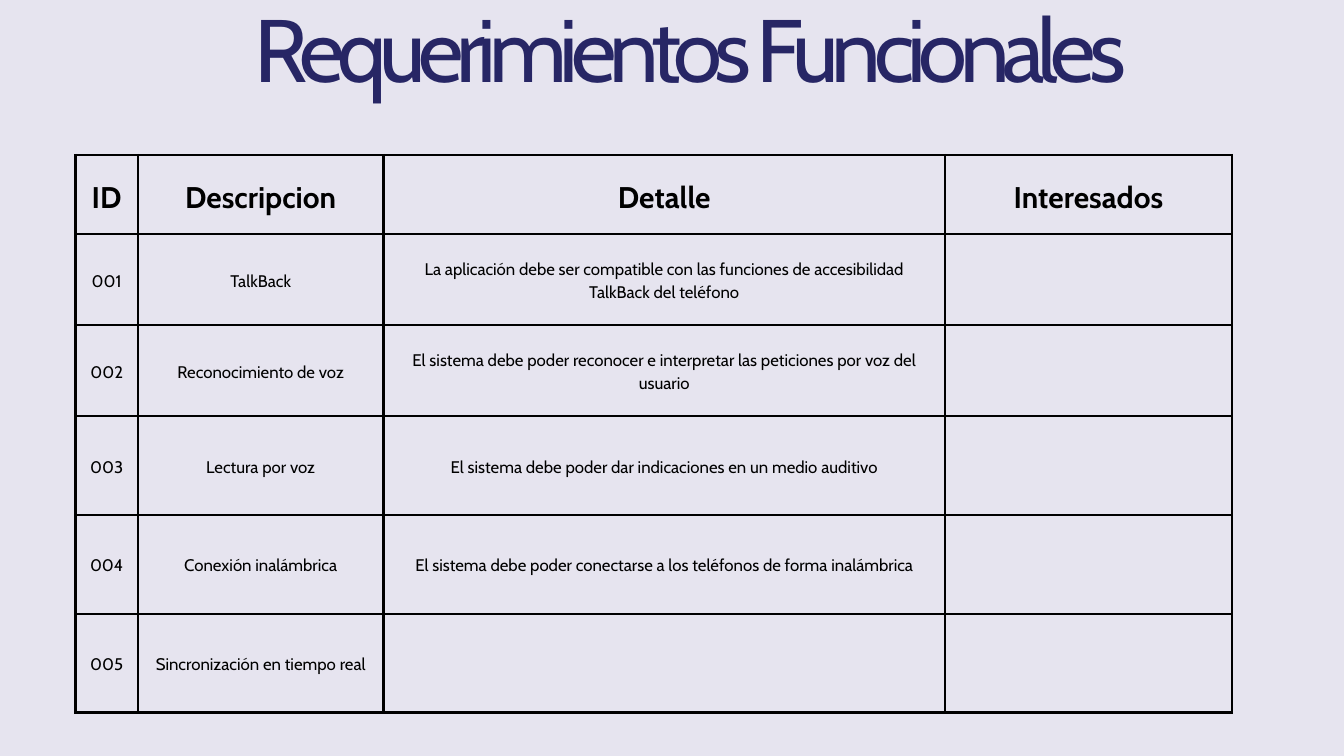
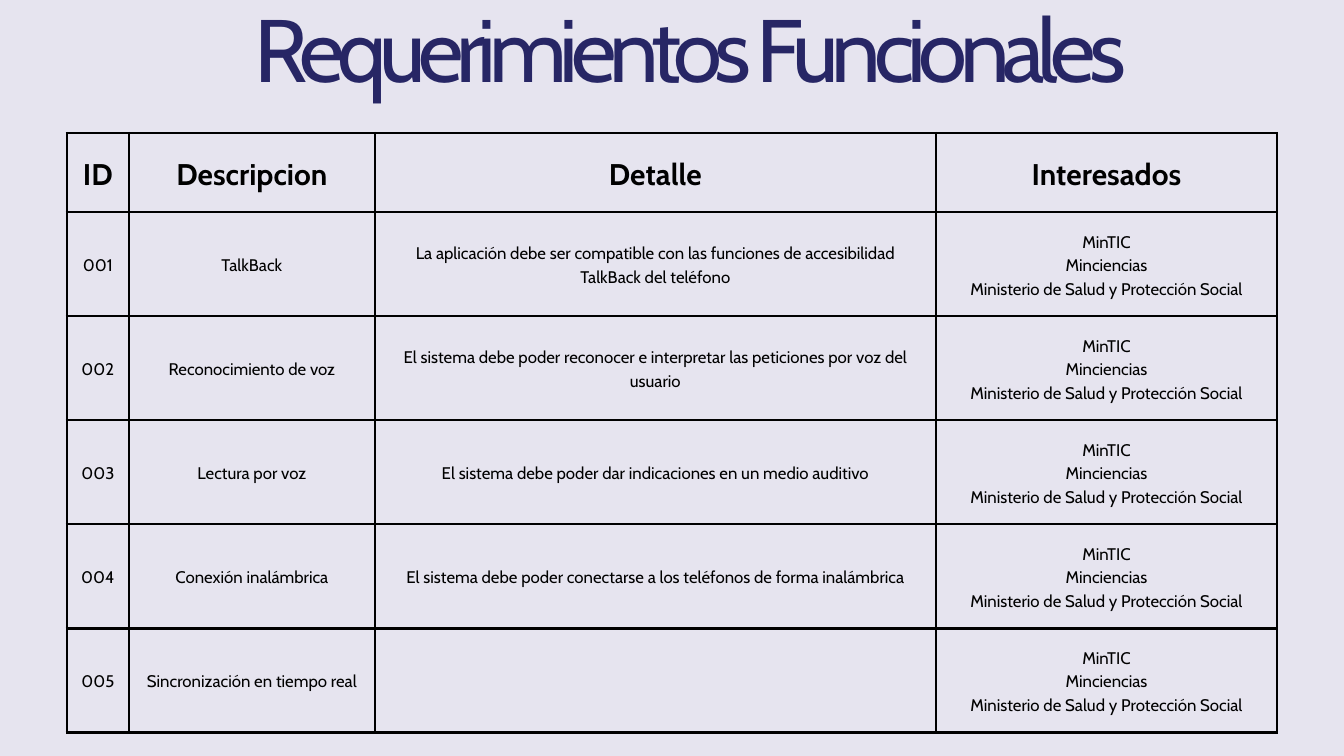
Before and after one commit to Jucer74/SoftwareArchitecture, a slide deck: slide 3 of Project/Context/HorusPath.context.pptx. Drawn at 1344x756 pixels with LibreOffice and Linux fonts; fonts in the diff are those of the drawing. Boxes give left, top, right and bottom in pixels: in the first picture for what was removed or moved away, otherwise in the second. Text is boxed around its words. In the diff, an @@ line names an element or a change of style, - is before the commit and + after.

Commit message:
update

```diff
--- a/Project/Context/HorusPath.context.pptx
+++ b/Project/Context/HorusPath.context.pptx
@@ table at <box>67,133,1277,732</box> @@
-row 2, column 4: 
+row 2, column 4: MinTIC / Minciencias / Ministerio de Salud y Protección Social
-row 3, column 4: 
+row 3, column 4: MinTIC / Minciencias / Ministerio de Salud y Protección Social
-row 4, column 4: 
+row 4, column 4: MinTIC / Minciencias / Ministerio de Salud y Protección Social
-row 5, column 4: 
+row 5, column 4: MinTIC / Minciencias / Ministerio de Salud y Protección Social
-row 6, column 4: 
+row 6, column 4: MinTIC / Minciencias / Ministerio de Salud y Protección Social
@@ table: place and size @@
-table at <box>75,155,1232,712</box>
+table at <box>67,133,1277,732</box>
```
Also in this commit, not shown: 1 other slide changed, 1 slide removed.
